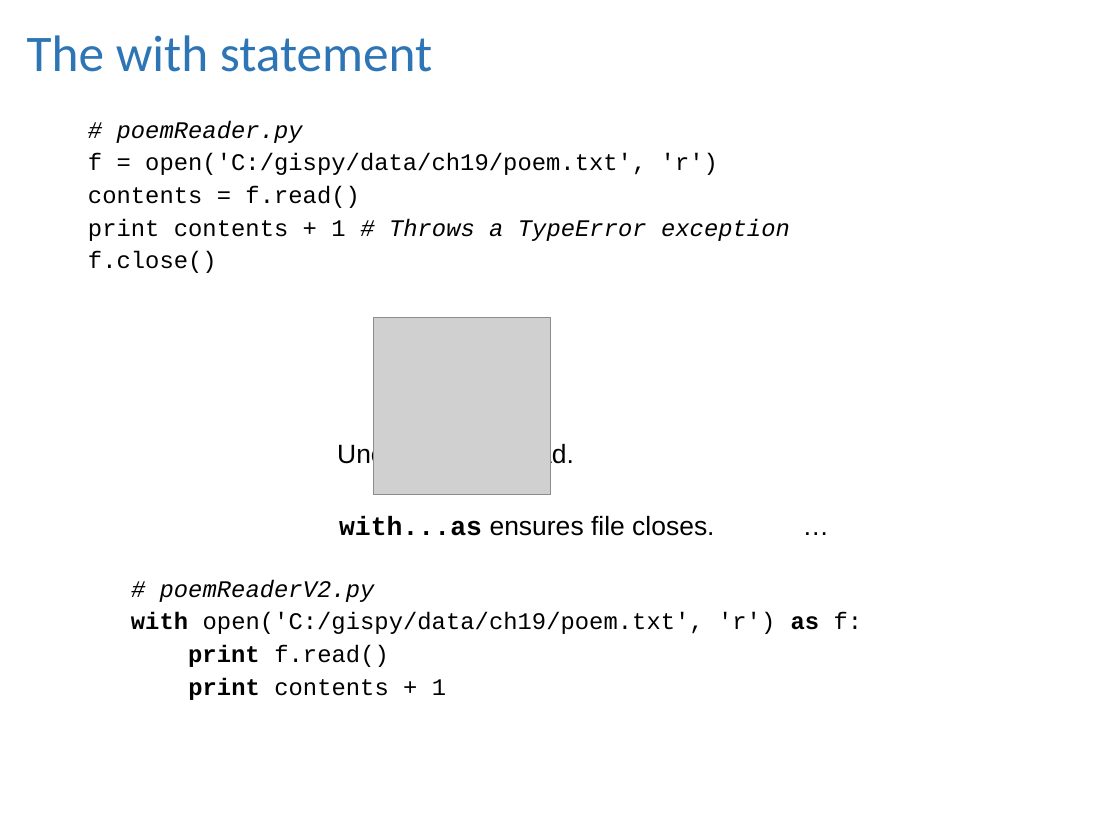
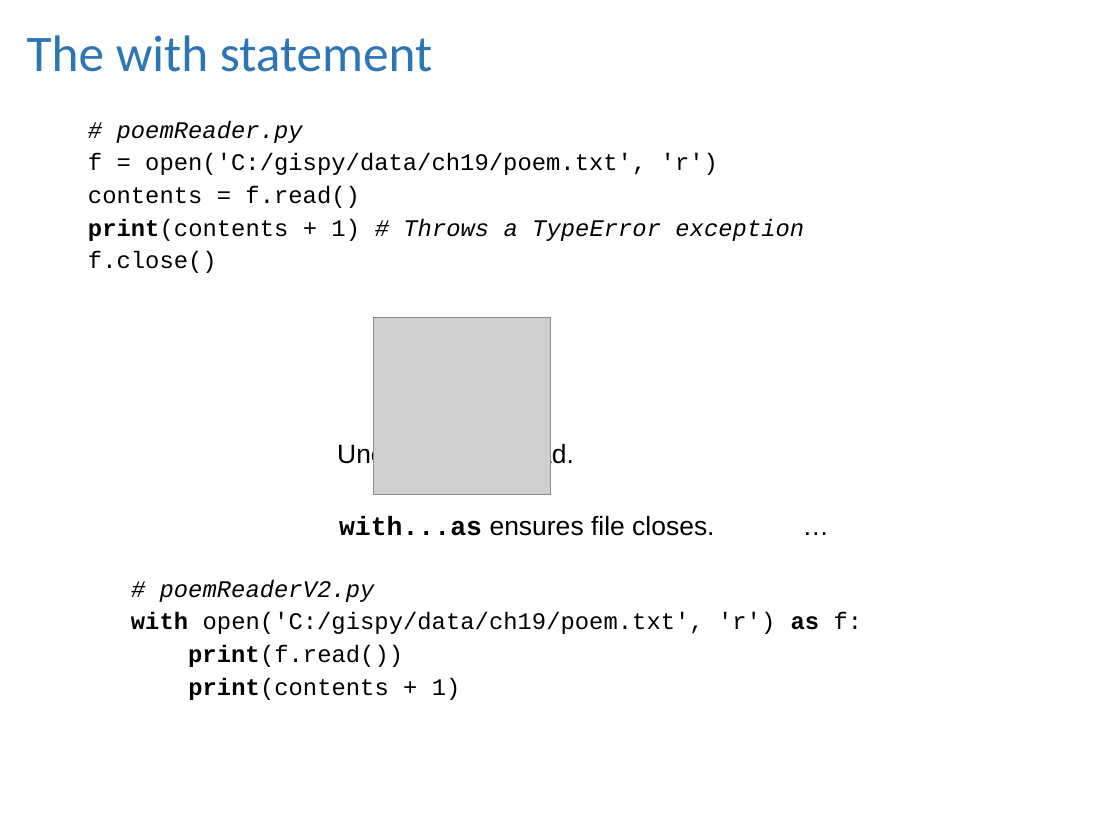
Before and after one commit to lgtateos/gis540, a slide deck: slide 35 of slides/fileIO.ppt. Drawn at 1120x840 pixels with LibreOffice and Linux fonts; fonts in the diff are those of the drawing; grey boxes stand for pictures. Boxes give left, top, right and bottom in pixels: in the first picture for what was removed or moved away, otherwise in the second. Text is boxed around its words. In the diff, an @@ line names an element or a change of style, - is before the commit and + after.

```diff
--- a/slides/fileIO.ppt
+++ b/slides/fileIO.ppt
@@ text at [88,218,804,241]: text changed @@
-  print contents + 1 # Throws a TypeError exception
+  print(contents + 1) # Throws a TypeError exception
@@ text at [188,645,461,700]: text changed @@
-print f.read()
-print contents + 1
+print(f.read())
+print(contents + 1)
```
Also in this commit, not shown: 2 other slides changed.
